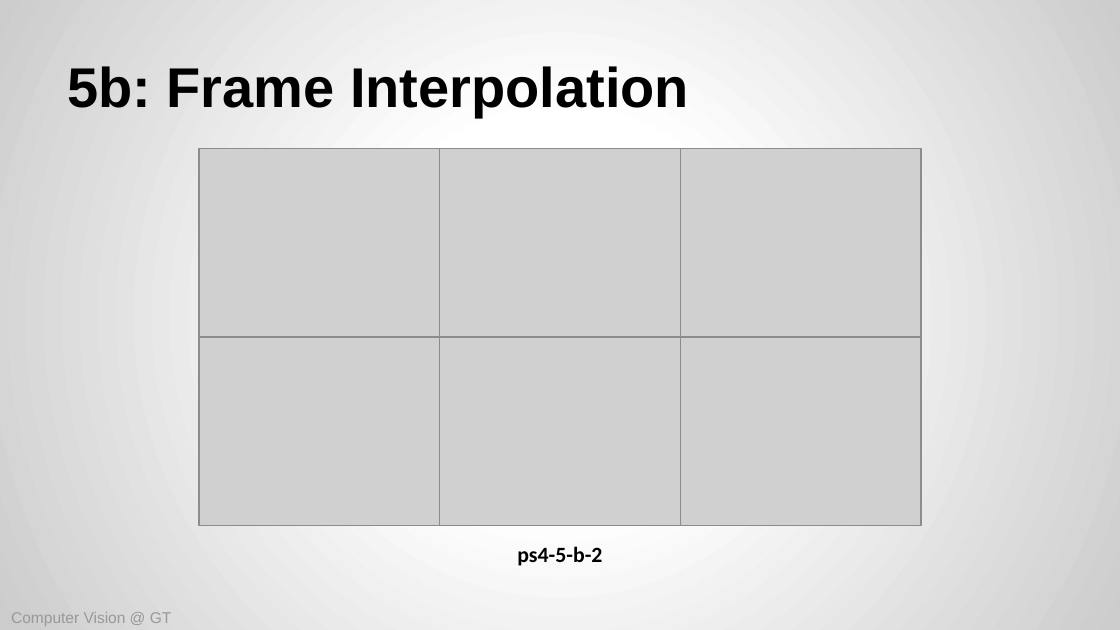
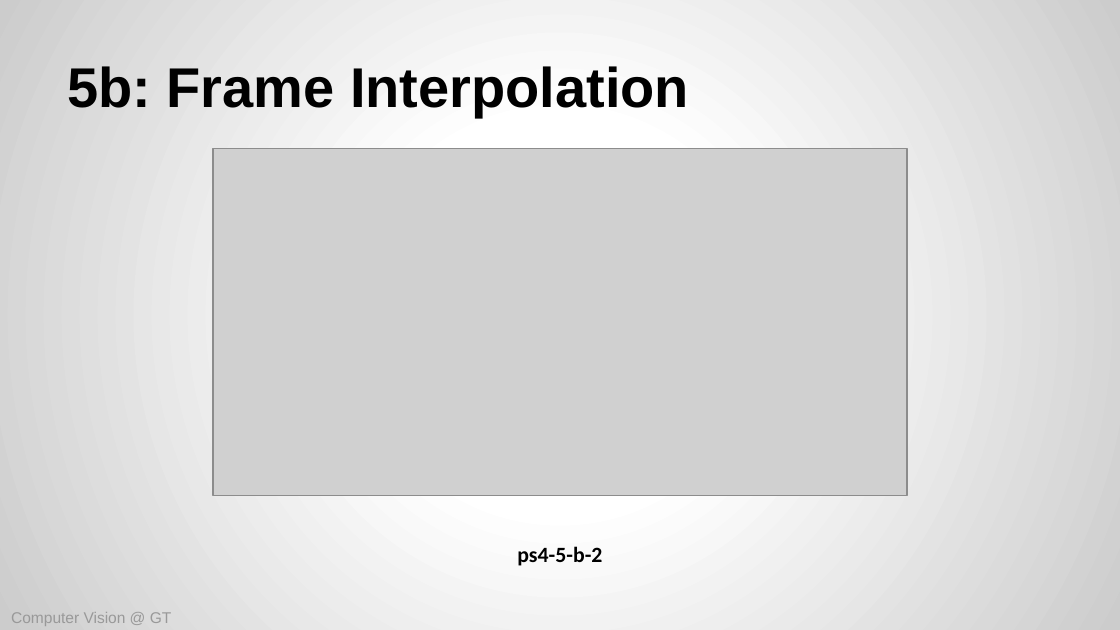
Before and after one commit to parinapatel/CV, a slide deck: slide 19 of ps04/CS6476-PS4 Template.pptx (slide 20 before the commit). Drawn at 1120x630 pixels with LibreOffice and Linux fonts; fonts in the diff are those of the drawing; grey boxes stand for pictures. Boxes give left, top, right and bottom in pixels: in the first picture for what was removed or moved away, otherwise in the second. Text is boxed around its words. In the diff, an @@ line names an element or a change of style, - is before the commit and + after.

```diff
--- a/ps04/CS6476-PS4 Template.pptx
+++ b/ps04/CS6476-PS4 Template.pptx
@@ picture added at (213,148,907,495) @@
@@ group removed at (199,148,921,525): 6 pictures @@
```
Also in this commit, not shown: 21 other slides changed, 1 slide removed, 7 other files.
